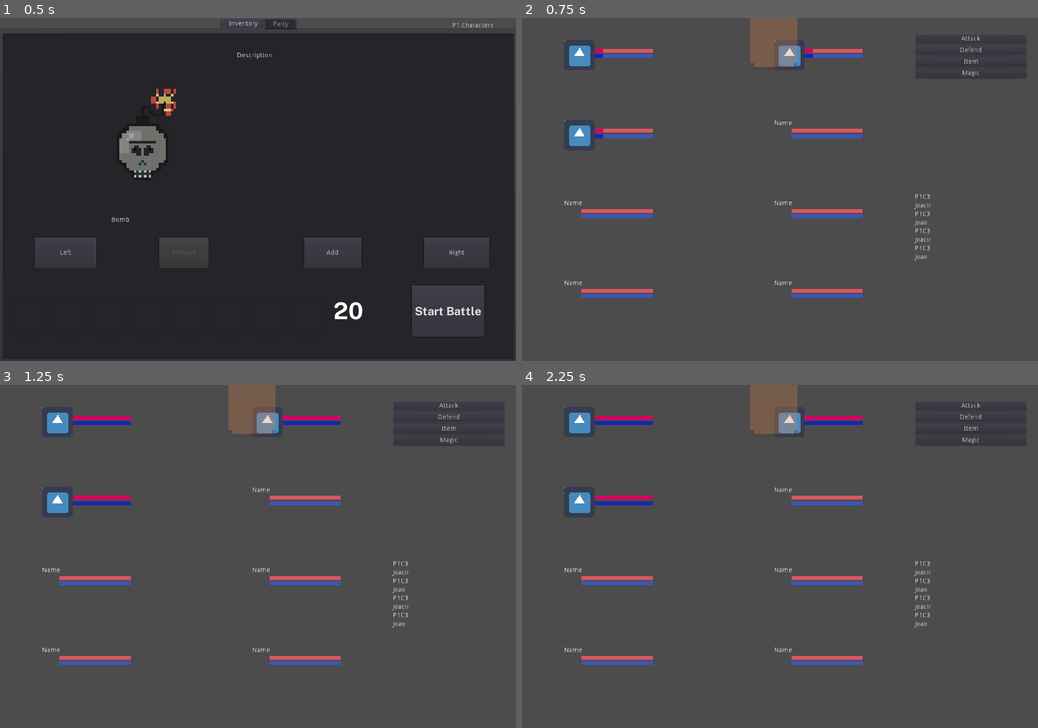
Above: before the commit, frames 1-4 (two rows, left to right).
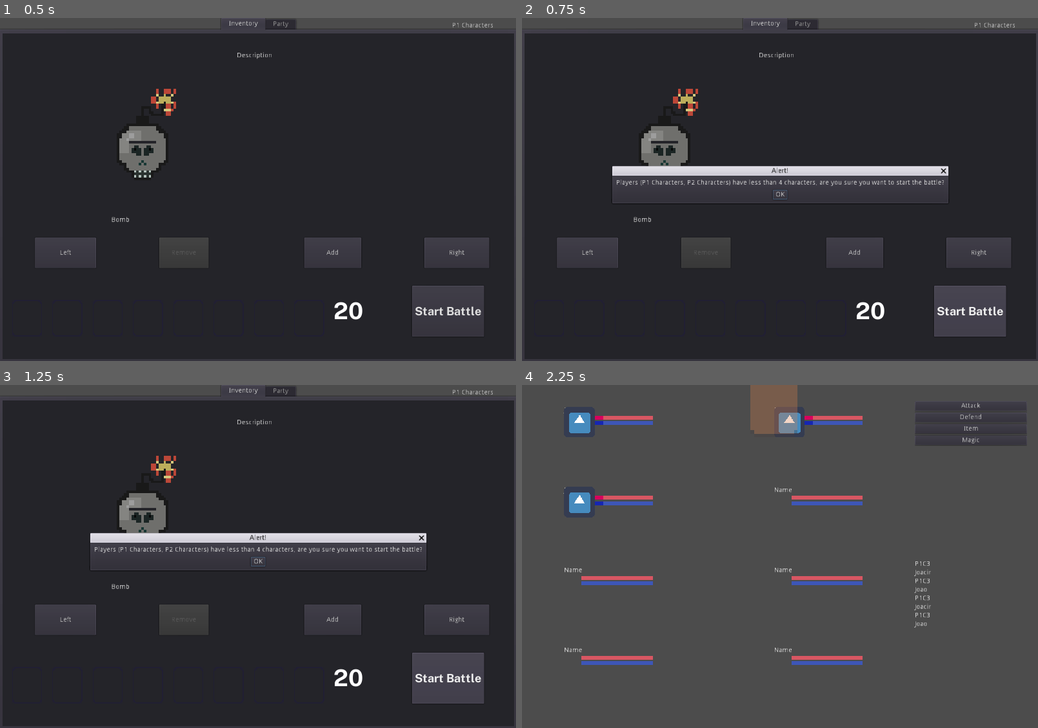
Above: after the commit, the same moments.

Repository: SiTOTG/Magic-Wars
Game: Godot game, scene res://World/Battle/PreBattle.tscn
The game is run twice, just before and just after one commit, with the same random seed, the same clock (stepped at 60 frames per second) and the same inputs. The engine's default icon, where the game draws it, is replaced by a stand-in: a white triangle on a blue panel in a dark square.
Inputs (mouse positions are in pixels of both pictures, inside the frame that each line leads up to):
- Up to frame 1 (0.5 s): no input
- Up to frame 2 (0.75 s): click "Start Battle" at 0.5 s
- Up to frame 3 (1.25 s): no input
- Up to frame 4 (2.25 s): click (970, 676) at 1.25 s, where only the run after the commit has a clickable "Start Battle"; click (780, 563) at 2 s, where only the run after the commit has a clickable "OK"

Frame 1 is identical in both runs. In frame 2, 85% of the frame differs, in the area x 0-100%, y 0-100%; in frame 3, 85%; in frame 4, 0.7%.

Commit message:
Add confirmation for less than 4 characters and cleanup warnings

Diff:
--- a/Actions/ItemAction/ItemAction.gd
+++ b/Actions/ItemAction/ItemAction.gd
@@ -24,6 +24,7 @@
 	self.active = false
 	self.action = item.action.duplicate(true)
 	self.action.init(self)
+# warning-ignore:return_value_discarded
 	self.action.connect("finished_action", self, "_on_item_used")
 
 	self.action.active = true
--- a/World/Battle/CharacterPreview.gd
+++ b/World/Battle/CharacterPreview.gd
@@ -9,11 +9,11 @@
 		else:
 			textureRect.texture = null
 
-func _on_SingleCharacterView_character_selected(character: Character, current_points, all_selected_characters):
+func _on_SingleCharacterView_character_selected(_character: Character, _current_points, all_selected_characters):
 	update_preview(all_selected_characters)
 
 
-func _on_SingleCharacterView_character_unselected(character, current_points, all_selected_characters):
+func _on_SingleCharacterView_character_unselected(_character, _current_points, all_selected_characters):
 	update_preview(all_selected_characters)
 
 
--- a/World/Battle/PreBattle.gd
+++ b/World/Battle/PreBattle.gd
@@ -17,6 +17,7 @@
 	pointsLabel._setup(player)
 	characterView.player = player
 
+# warning-ignore:shadowed_variable
 func _on_SelectPlayerMenu_player_changed(player):
 	self.player = player
 	setup()
@@ -24,4 +25,23 @@
 
 func _on_StartBattleButton_pressed():
 	PlayersInfo.players = $SelectPlayerMenu.players
-	get_tree().change_scene("res://World/Battle/Battle.tscn")
+	var players_less_than_4 = []
+# warning-ignore:shadowed_variable
+	for player in PlayersInfo.players:
+		player = player as Player
+		if player.selected_characters.size() < 4:
+			players_less_than_4.append(player.player_group)
+	if players_less_than_4.size() > 0:
+		var players_formatted = ", ".join(players_less_than_4)
+		var dialog = AcceptDialog.new()
+		dialog.dialog_text = "Players (%s) have less than 4 characters, are you sure you want to start the battle?" % (players_formatted)
+		add_child(dialog)
+		dialog.popup_centered()
+		dialog.connect("confirmed", self, "_start_battle")
+	else:
+		_start_battle()
+
+func _start_battle():
+	var err = get_tree().change_scene("res://World/Battle/Battle.tscn")
+	if err != OK:
+		printerr("Failed to start battle due to error number %d" % err)
--- a/World/Battle/PreBattle/ItemPreview.gd
+++ b/World/Battle/PreBattle/ItemPreview.gd
@@ -26,11 +26,11 @@
 		slot.item_slot = cur_item
 		slot.item_slot.remaining = cur_item.item.stack_size * cur_item.stacks
 
-func _on_SingleItemView_item_selected(item: ItemSlot, current_points, current_stack_size: int, all_selected_items):
+func _on_SingleItemView_item_selected(item: ItemSlot, _current_points, current_stack_size: int, _all_selected_items):
 	update_preview(item, current_stack_size)
 
 
-func _on_SingleItemView_item_unselected(item: ItemSlot, current_points, current_stack_size: int, all_selected_item):
+func _on_SingleItemView_item_unselected(item: ItemSlot, _current_points, current_stack_size: int, _all_selected_item):
 	update_preview(item, current_stack_size)
 
 
--- a/World/Battle/PreBattle/PointsLabel.gd
+++ b/World/Battle/PreBattle/PointsLabel.gd
@@ -6,17 +6,17 @@
 func update_points(points):
 	text = str(points)
 
-func _on_SingleCharacterView_character_selected(character, current_points, all_selected_characters):
+func _on_SingleCharacterView_character_selected(_character, current_points, _all_selected_characters):
 	update_points(current_points)
 
 
-func _on_SingleCharacterView_character_unselected(character, current_points, all_selected_characters):
+func _on_SingleCharacterView_character_unselected(_character, current_points, _all_selected_characters):
 	update_points(current_points)
 
 
-func _on_SingleItemView_item_selected(item, current_points, current_stack_size, all_selected_items):
+func _on_SingleItemView_item_selected(_item, current_points, _current_stack_size, _all_selected_items):
 	update_points(current_points)
 
 
-func _on_SingleItemView_item_unselected(item, current_points, current_stack_size, all_selected_item):
+func _on_SingleItemView_item_unselected(_item, current_points, _current_stack_size, _all_selected_item):
 	update_points(current_points)
--- a/World/Battle/PreBattle/SelectPlayerMenu.gd
+++ b/World/Battle/PreBattle/SelectPlayerMenu.gd
@@ -5,7 +5,10 @@
 export (Array, Resource) var players: Array setget set_players
 
 func _ready():
+	if PlayersInfo.players.size() > 0:
+		players = PlayersInfo.players
 	_setup()
+# warning-ignore:return_value_discarded
 	get_popup().connect("id_pressed", self, "_on_player_id_pressed")
 
 func set_players(value):
@@ -23,7 +26,7 @@
 	text = players[0].player_group
 	for player in players:
 		player = player as Player
-		var menu_item = popup.add_item(player.player_group)
+		popup.add_item(player.player_group)
 
 func _on_player_id_pressed(id):
 	var player_group = get_popup().get_item_text(id)
